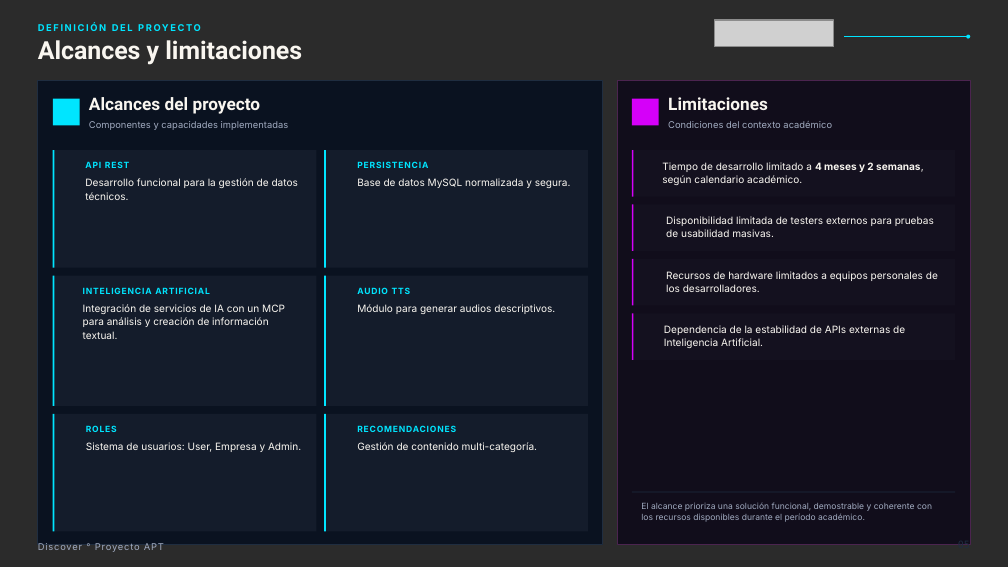
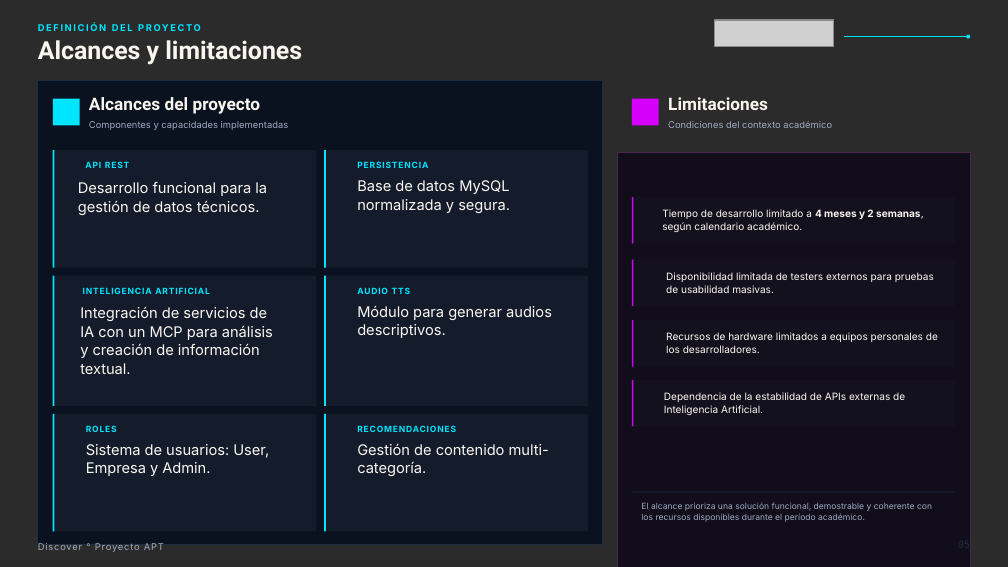
Before and after one commit to Jordanopoque/Discover, a slide deck: slide 5 of Fase 3/Evidencias Grupales/Presentación final del proyecto.pptx. Drawn at 1008x567 pixels with LibreOffice and Linux fonts; fonts in the diff are those of the drawing; grey boxes stand for pictures; background and template pictures are left out; a plain dark background stands for a picture behind light text. Boxes give left, top, right and bottom in pixels: in the first picture for what was removed or moved away, otherwise in the second. Text is boxed around its words. In the diff, an @@ line names an element or a change of style, - is before the commit and + after.

```diff
--- a/Fase 3/Evidencias Grupales/Presentación final del proyecto.pptx
+++ b/Fase 3/Evidencias Grupales/Presentación final del proyecto.pptx
@@ rectangle: place and size @@
-rectangle at <box>617,81,970,545</box>
+rectangle at <box>617,152,970,567</box>
@@ text at <box>78,182,267,215</box>: text changed; size 7.2 to 10.5 pt @@
-Desarrollo funcional para la gestión de datos
+Desarrollo funcional para la gestión de datos técnicos.
@@ text removed at <box>85,192,128,200</box> @@
-técnicos.
@@ 2 rectangles, 1 text: place and size @@
-2 rectangles, 1 text at <box>632,150,956,197</box>
+2 rectangles, 1 text at <box>632,198,956,244</box>
@@ 2 rectangles, 1 text: place and size @@
-2 rectangles, 1 text at <box>632,205,956,251</box>
+2 rectangles, 1 text at <box>632,260,956,306</box>
@@ text at <box>80,307,273,374</box>: text changed; size 7.2 to 10.5 pt @@
-Integración de servicios de IA con un MCP
+Integración de servicios de IA con un MCP para análisis y creación de información textual.
@@ text removed at <box>83,317,268,327</box> @@
-para análisis y creación de información
@@ 2 rectangles, 1 text: place and size @@
-2 rectangles, 1 text at <box>632,259,956,305</box>
+2 rectangles, 1 text at <box>632,321,956,367</box>
@@ text removed at <box>83,331,118,339</box> @@
-textual.
@@ 2 rectangles, 1 text: place and size @@
-2 rectangles, 1 text at <box>632,313,956,360</box>
+2 rectangles, 1 text at <box>632,380,956,426</box>
@@ size 7.2 to 10.5 pt in 4 elements at <box>86,444,269,476</box>, <box>357,180,510,213</box>, <box>357,306,552,338</box>, <box>357,444,549,476</box> @@
```
Also in this commit, not shown: 3 other slides changed.
